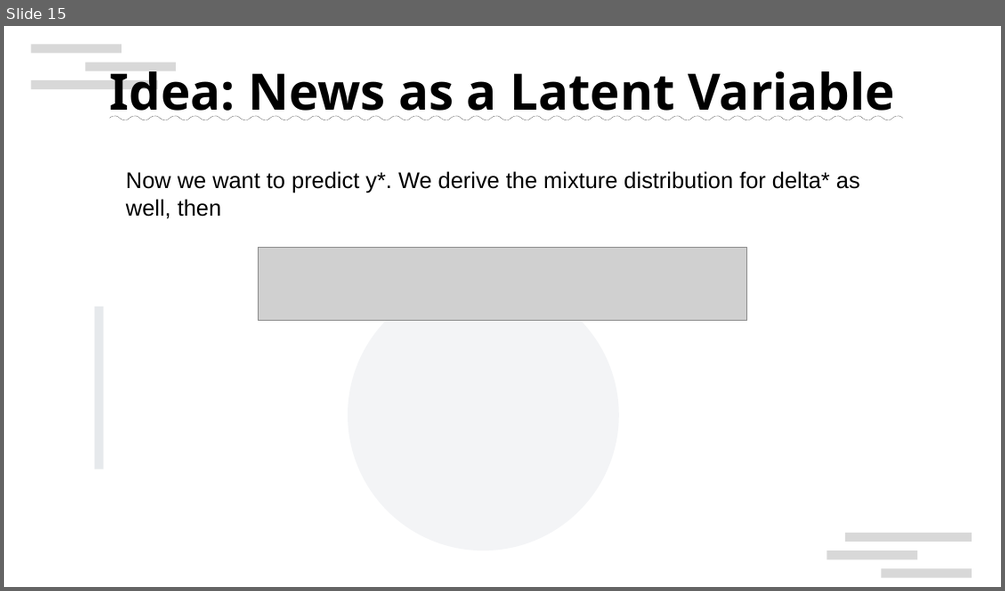
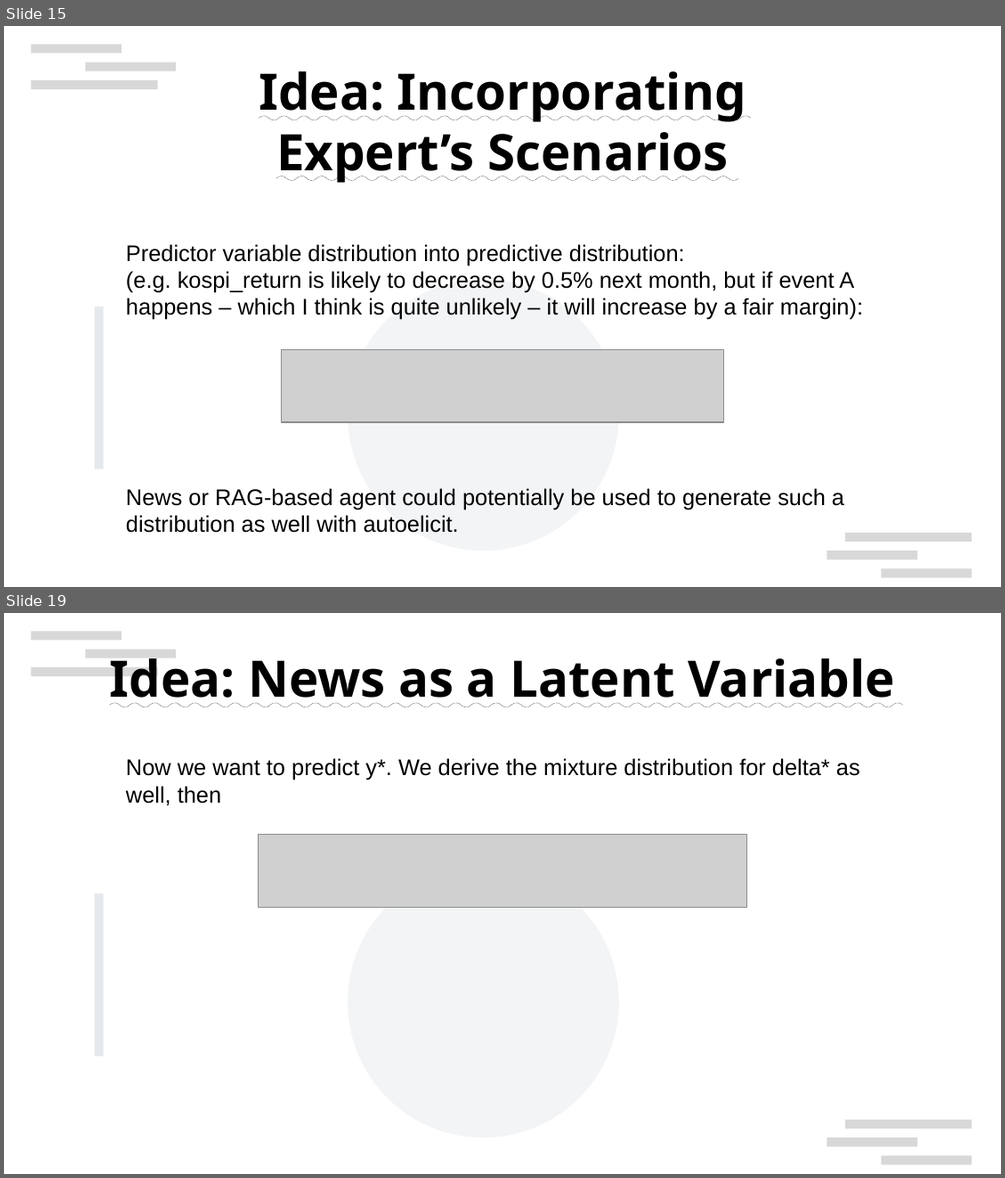
Before and after one commit to Incantatoric/llm_elicited_predictor, a slide deck: LLM-Elicited Bayesian Predictor.odp. Shown one above the other, each under a label of ours: slide 15 before the commit, slides 15 and 19 after it; the slides between them are not shown. The pictures are 1005x591 and 1005x1178 pixels, drawn with LibreOffice and Linux fonts; fonts in the diff are those of the drawing; grey boxes stand for pictures; background and template pictures are left out. Boxes give left, top, right and bottom in pixels: in the first picture for what was removed or moved away, otherwise in the second. Text is boxed around its words. In the diff, an @@ line names an element or a change of style, - is before the commit and + after.

```diff
--- a/LLM-Elicited Bayesian Predictor.odp
+++ b/LLM-Elicited Bayesian Predictor.odp
@@ slide 15 added at (x1=4, y1=26, x2=1001, y2=587), background #FFFFFF; not listed: 7 template elements that a slide beside it also shows @@
@@ text added at (x1=259, y1=71, x2=746, y2=183), 40 pt, text #000000, bold, underline @@
+Idea: Incorporating Expert’s Scenarios
@@ text added at (x1=126, y1=244, x2=863, y2=532), 18 pt, text #000000 @@
+Predictor variable distribution into predictive distribution:
+(e.g. kospi_return is likely to decrease by 0.5% next month, but if event A happens – which I think is quite unlikely – it will increase by a fair margin):
+News or RAG-based agent could potentially be used to generate such a distribution as well with autoelicit.
@@ rectangle added at (x1=95, y1=306, x2=104, y2=469), fill #CED4DA at 50% opacity @@
@@ picture added at (x1=282, y1=350, x2=724, y2=422) @@
@@ what was slide 15 is now slide 19 @@
```
Also in this commit, not shown: 8 slides changed, 3 other slides added.
